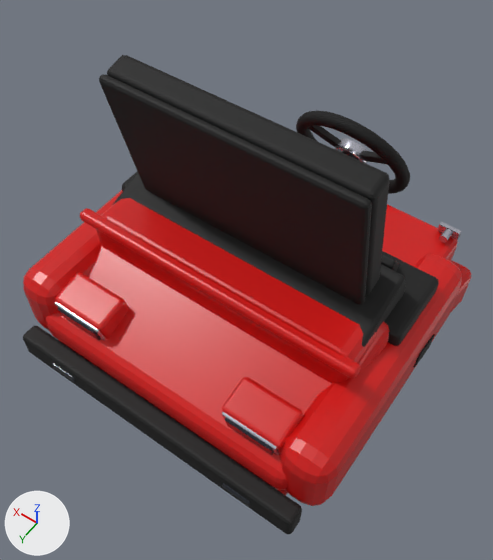
Renders of the glTF model assets/models/toy.glb from each side of a commit.
Before and after are seen from a 50 mm lens placed at (-0.17, 0.244, 0.428), pointed at (-0.011, 0.021, 0.076). Every picture has the same lights, and +X, +Y and +Z are marked at lower left. The older version comes first. Where no turn or scale is listed for an object, it has been applied to the vertices. Vertices at exactly the same position are counted once.

In view in the first picture: 'Body', 'Bumper', 'HeadlightLeft', 'HeadlightRight', 'ScreenFrame', 'SteeringWheel' and 2 more.
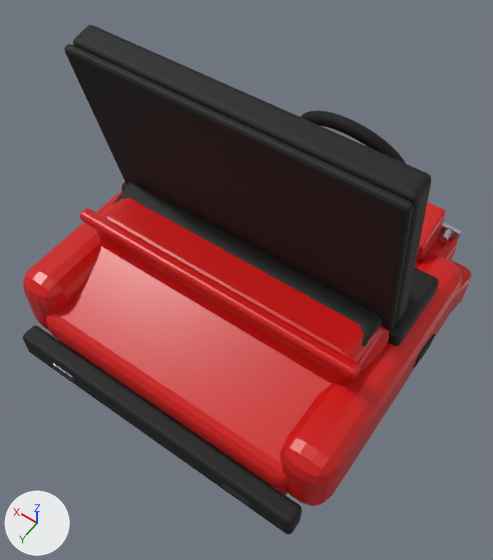
What differs and where, as boxes [x1, y1, x2, y2] in the pictures (493 x 560 px; the box of a moved part takes in the faces that stretch with it):
'ScreenFrame', reshaped (26% wider, 22% taller)
    before: [99, 55, 390, 305]
    after: [64, 25, 431, 331]
'HeadlightLeft', reshaped, moved
    before: [222, 377, 303, 455]
    after: [416, 202, 446, 262]
'HeadlightRight', reshaped, moved (not visible afterwards)
    before: [55, 273, 129, 340]
part 1 of me_headlightleft_mesh, moved or reshaped (not visible afterwards)
    before: [225, 418, 273, 455]
part 2 of me_headlightleft_mesh, moved or reshaped
    before: [222, 377, 303, 455]
    after: [416, 202, 446, 262]
part 3 of me_headlightright_mesh, moved or reshaped (not visible afterwards)
    before: [58, 307, 100, 340]
part 4 of me_headlightright_mesh, moved or reshaped (not visible afterwards)
    before: [55, 273, 129, 340]
part 5 of me_screenframe_mesh, moved or reshaped
    before: [107, 55, 390, 296]
    after: [73, 25, 431, 323]
part 6 of me_screenframe_mesh, rebuilt (28% wider, 24% taller)
    before: [99, 74, 372, 305]
    after: [64, 44, 413, 331]

What the commit changed:
me_headlightleft_mesh is used by ob_headlightleft; location (-0.069, 0.083, 0.045).
me_headlightleft_mesh had 272 vertices, 532 faces and spanned x -0.0215..0.0215, y -0.0121..0.0192, z -0.0021..0.0236.
me_headlightleft_mesh now has 272 vertices, 532 faces and spans x -0.024..0.024, y -0.017..0.0251, z -0.0031..0.0344.
me_headlightleft_mesh part 1: the loose piece of 80 vertices spanning x -0.0165..0.0165, y 0.0147..0.0192, z 0.0008..0.0145 is moved by (0.0, 0.0059, 0.0039).
me_headlightleft_mesh part 2: 192 of 272 vertices moved; they spanned x -0.0215..0.0215, y -0.0121..0.0181, z -0.0021..0.0236 and now span x -0.024..0.024, y -0.017..0.0251, z -0.0031..0.0344; mean shift (0.0, 0.0035, 0.0044); largest move (-0.02, -0.0053, 0.0232) -> (-0.0225, -0.0081, 0.034).
me_headlightright_mesh is used by ob_headlightright; location (0.069, 0.083, 0.045).
me_headlightright_mesh had 272 vertices, 532 faces and spanned x -0.0215..0.0215, y -0.0121..0.0192, z -0.0021..0.0236.
me_headlightright_mesh now has 272 vertices, 532 faces and spans x -0.024..0.024, y -0.017..0.0251, z -0.0031..0.0344.
me_headlightright_mesh part 3: the loose piece of 80 vertices spanning x -0.0165..0.0165, y 0.0147..0.0192, z 0.0008..0.0145 is moved by (0.0, 0.0059, 0.0039).
me_headlightright_mesh part 4: 192 of 272 vertices moved; they spanned x -0.0215..0.0215, y -0.0121..0.0181, z -0.0021..0.0236 and now span x -0.024..0.024, y -0.017..0.0251, z -0.0031..0.0344; mean shift (0.0, 0.0035, 0.0044); largest move (-0.02, -0.0053, 0.0232) -> (-0.0225, -0.0081, 0.034).
me_screenframe_mesh is used by ob_screenframe; location (0.0, 0.003, 0.143); rotation (-0.209, 0.0, 0.0), in degrees (-12, 0, 0).
me_screenframe_mesh had 472 vertices, 940 faces and spanned x -0.086..0.086, y -0.009..0.015, z -0.058..0.058.
me_screenframe_mesh now has 464 vertices, 924 faces and spans x -0.107..0.107, y -0.009..0.015, z -0.071..0.071.
me_screenframe_mesh part 5: the loose piece of 384 vertices spanning x -0.086..0.086, y -0.009..0.009, z -0.058..0.058 is scaled about its middle by (1.24, 1, 1.24).
me_screenframe_mesh part 6: the loose piece of 88 vertices spanning x -0.086..0.086, y 0.009..0.015, z -0.058..0.058 is rebuilt with 80 vertices and now spans x -0.107..0.107, y 0.009..0.015, z -0.071..0.071.
Object 'HeadlightLeft' (ob_headlightleft) moves from (-0.069, 0.083, 0.045) to (-0.069, -0.088, 0.056).
Object 'HeadlightRight' (ob_headlightright) moves from (0.069, 0.083, 0.045) to (0.069, -0.088, 0.056).
